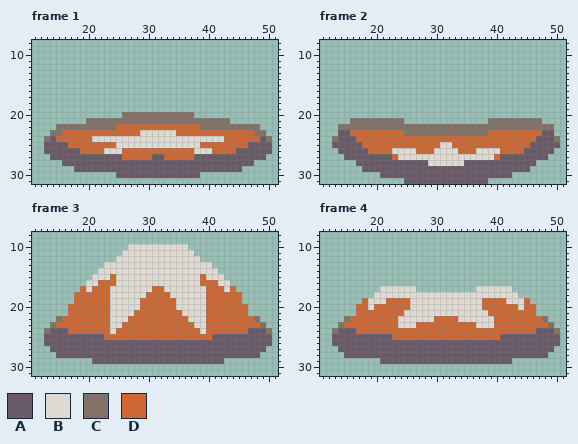
A pixel-art file gets an edit: levels_and_level_objects/trampoline/trampoline.ase. Above: the version before the commit.
64x32 pixels, 4 frames. Shown: frame 1: x 11..51, y 8..31; frame 2: x 11..51, y 8..31; frame 3: x 11..51, y 8..31; frame 4: x 11..51, y 8..31.
Palette (. is transparent): A #695a67  B #dfd9d3  C #827167  D #cf6735
After the commit:
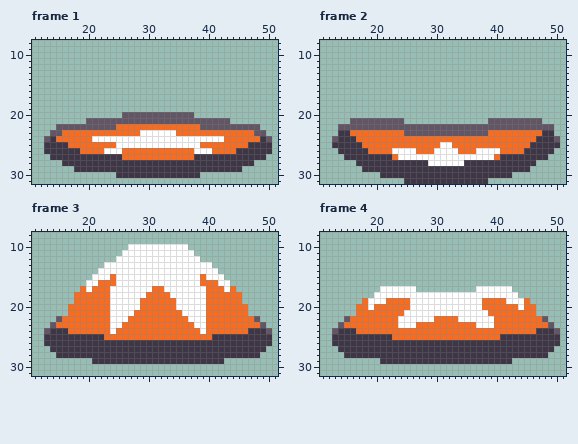
Difference:
layer "Layer 1" removed
layer "Layer 2" removed
Colour A changes from #695a67 to #3e3546.
Colour B changes from #dfd9d3 to #ffffff.
Colour C changes from #827167 to #625565.
Colour D changes from #cf6735 to #fb6b1d.
Frame 1, layer "Layer 3":
Colour D replaces colour A in row 27 at x 31 to 32.
